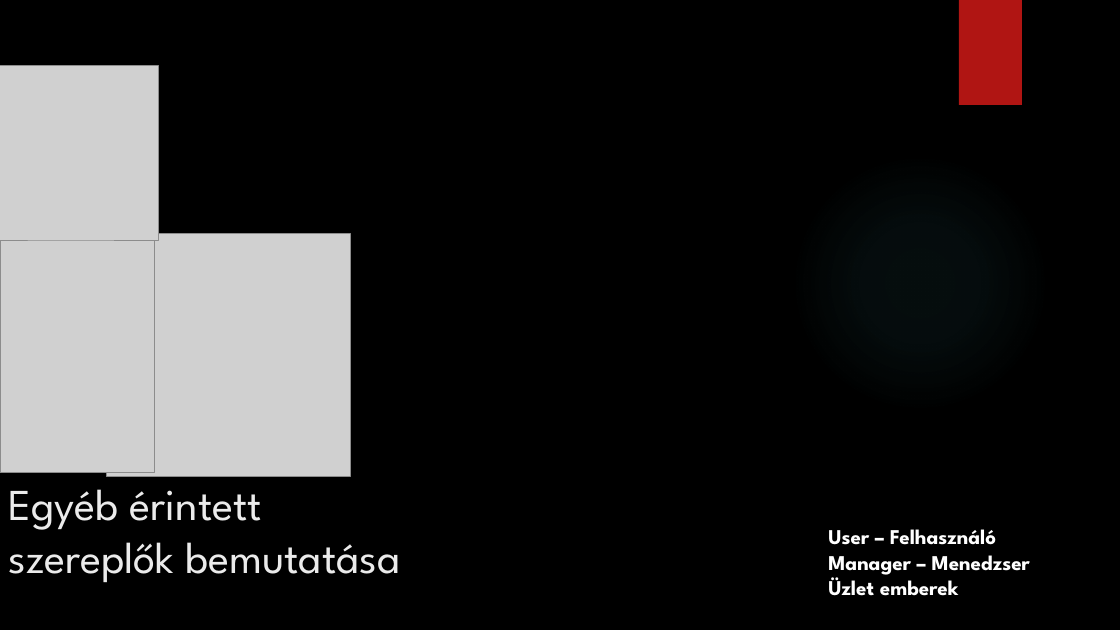
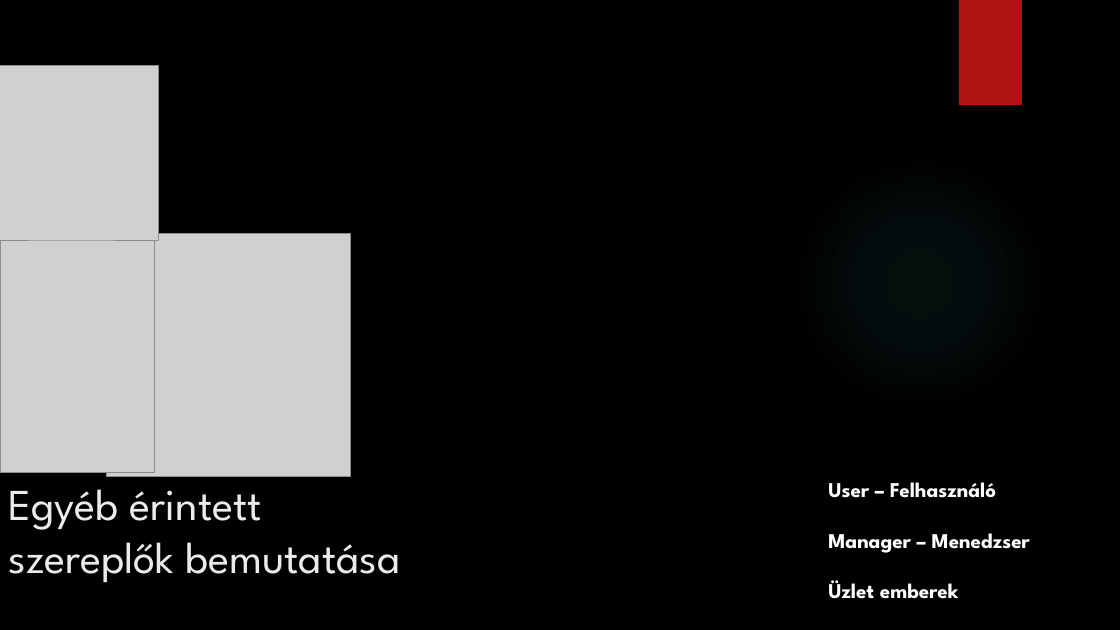
Before and after one commit to MrErik402/PPT, a slide deck: slide 6 of IKT Projekt feladat.pptx. Drawn at 1120x630 pixels with LibreOffice and Linux fonts; fonts in the diff are those of the drawing; grey boxes stand for pictures; background and template pictures are left out. Boxes give left, top, right and bottom in pixels: in the first picture for what was removed or moved away, otherwise in the second. Text is boxed around its words. In the diff, an @@ line names an element or a change of style, - is before the commit and + after.

```diff
--- a/IKT Projekt feladat.pptx
+++ b/IKT Projekt feladat.pptx
@@ text "User – Felhasználó" moved from (x1=828, y1=529, x2=1030, y2=596) to (x1=828, y1=482, x2=1030, y2=599) @@
@@ text at (x1=828, y1=482, x2=1030, y2=553): text changed @@
-User – Felhasználó
-Manager – Menedzser
+User – Felhasználó
+Manager – Menedzser
```
Also in this commit, not shown: 4 other slides changed, 1 slide added, 8 other files.
